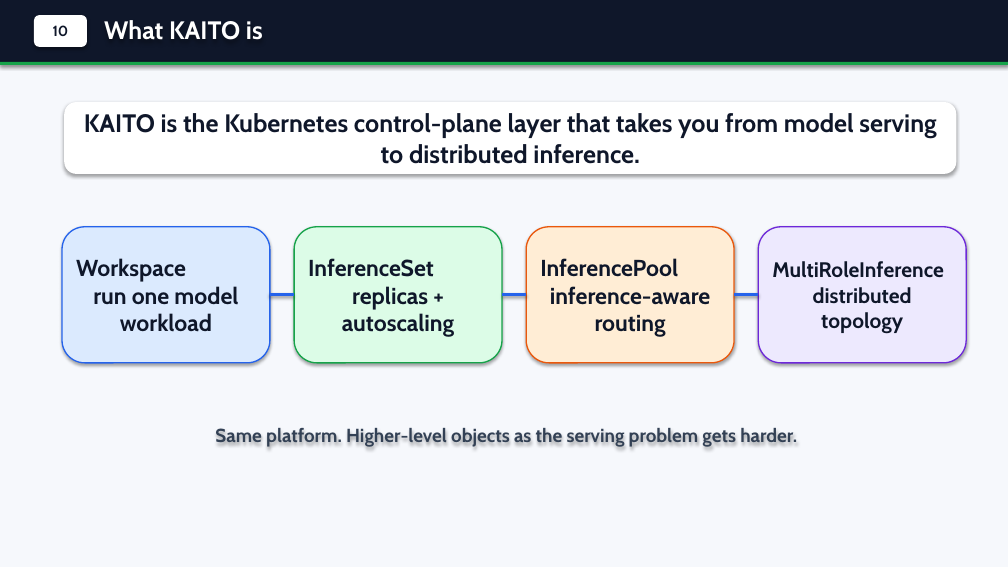
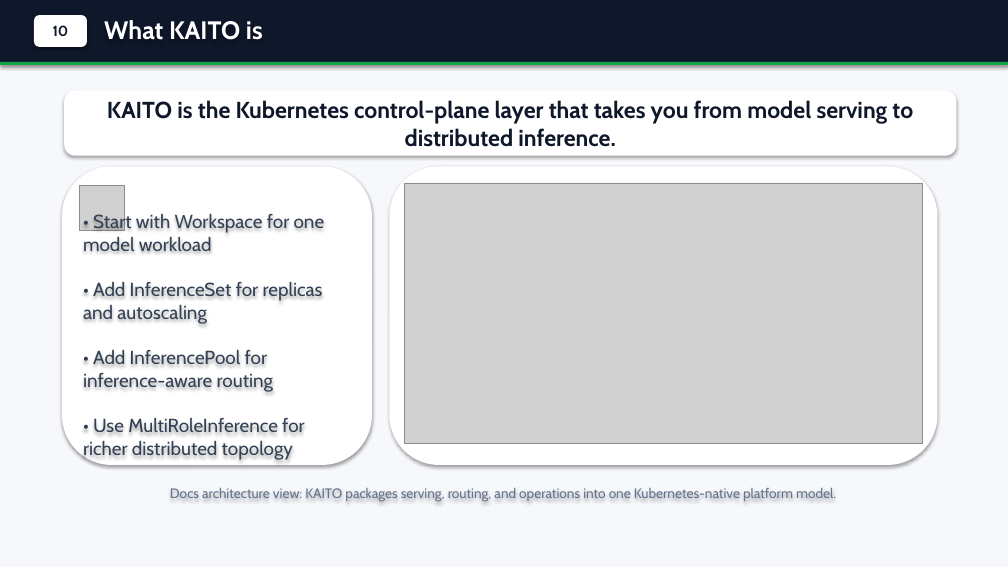
Before and after one commit to andyzhangx/demo, a slide deck: slide 11 of llm/kubecon-na-2026-pd-disaggregation.pptx. Drawn at 1008x567 pixels with LibreOffice and Linux fonts; fonts in the diff are those of the drawing; grey boxes stand for pictures. Boxes give left, top, right and bottom in pixels: in the first picture for what was removed or moved away, otherwise in the second. Text is boxed around its words. In the diff, an @@ line names an element or a change of style, - is before the commit and + after.

Commit message:
use KAITO docs visuals in PD deck

```diff
--- a/llm/kubecon-na-2026-pd-disaggregation.pptx
+++ b/llm/kubecon-na-2026-pd-disaggregation.pptx
@@ rounded rectangle "KAITO is the Kubernetes control-plane ...": place and size @@
-rounded rectangle "KAITO is the Kubernetes control-plane ..." at [64, 102, 957, 174]
+rounded rectangle "KAITO is the Kubernetes control-plane ..." at [64, 91, 957, 156]
@@ rounded rectangle "KAITO is the Kubernetes control-plane ..." at [64, 91, 957, 156]: size 24 to 22 pt @@
@@ rounded rectangle: place and size @@
-rounded rectangle at [62, 227, 270, 363]
+rounded rectangle at [62, 166, 372, 465]
@@ rounded rectangle at [62, 166, 372, 465]: fill #DBEAFE to #FFFFFF; outline #2563EB 1.25 pt to none @@
@@ rounded rectangle: place and size @@
-rounded rectangle at [526, 227, 734, 363]
+rounded rectangle at [389, 166, 938, 465]
@@ rounded rectangle at [389, 166, 938, 465]: fill #FFEDD5 to #FFFFFF; outline #EA580C 1.25 pt to none @@
@@ picture added at [79, 185, 125, 231] @@
@@ picture added at [405, 183, 923, 444] @@
@@ text added at [83, 212, 325, 460], 18 pt, text #334155 @@
+• Start with Workspace for one model workload
+• Add InferenceSet for replicas and autoscaling
+• Add InferencePool for inference-aware routing
+• Use MultiRoleInference for richer distributed topology
@@ rounded rectangle removed at [294, 227, 502, 363] @@
-InferenceSet
-replicas + autoscaling
@@ rounded rectangle removed at [758, 227, 966, 363] @@
-MultiRoleInference
-distributed topology
@@ text in rounded rectangle at [76, 258, 238, 332]: text removed @@
-Workspace
-run one model workload
@@ text in rounded rectangle at [540, 258, 711, 337]: text removed @@
-InferencePool
-inference-aware routing
@@ line removed from (270, 295) to (294, 295) @@
@@ line removed from (502, 295) to (526, 295) @@
@@ line removed from (734, 295) to (758, 295) @@
@@ text removed at [215, 426, 797, 447] @@
-Same platform. Higher-level objects as the serving problem gets harder.
@@ text added at [170, 488, 836, 502], 13 pt, text #64748B @@
+Docs architecture view: KAITO packages serving, routing, and operations into one Kubernetes-native platform model.
```
Also in this commit, not shown: 1 other slide changed, 1 slide added, 1 slide removed, 4 other files.
